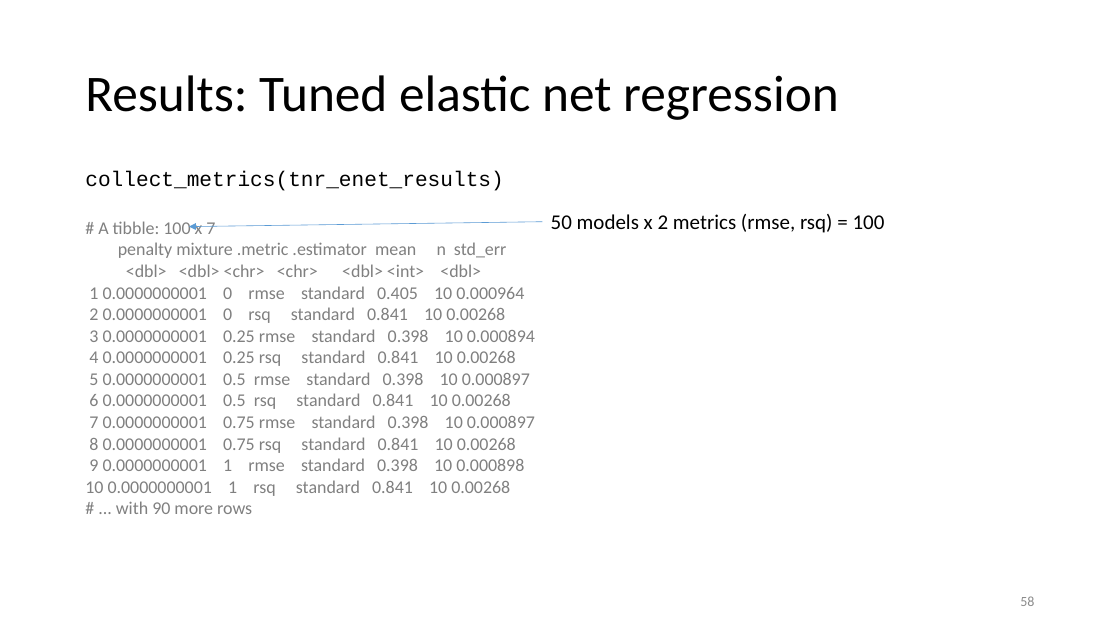
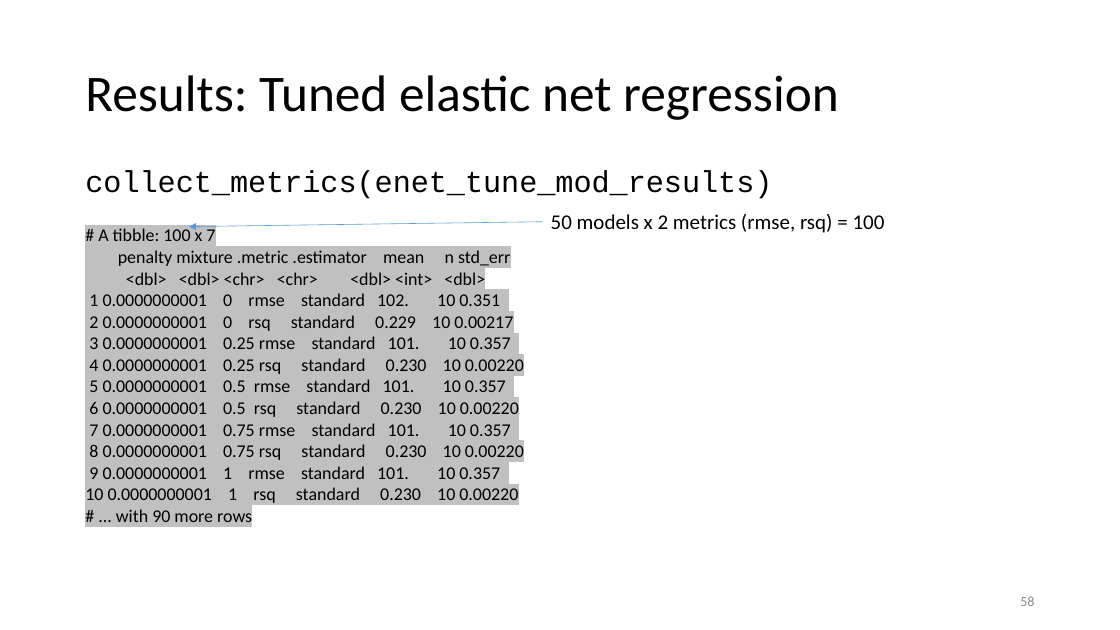
Before and after one commit to karlenaochoa/c4-ml-2020, a slide deck: slide 58 of slides/w4p1-penalized-regression/w4p1.pptx. Drawn at 1120x630 pixels with LibreOffice and Linux fonts; fonts in the diff are those of the drawing. Boxes give left, top, right and bottom in pixels: in the first picture for what was removed or moved away, otherwise in the second. Text is boxed around its words. In the diff, an @@ line names an element or a change of style, - is before the commit and + after.

```diff
--- a/slides/w4p1-penalized-regression/w4p1.pptx
+++ b/slides/w4p1-penalized-regression/w4p1.pptx
@@ text at box(85, 170, 772, 199): text changed; size 18.2 to 25.9 pt @@
-collect_metrics(tnr_enet_results)
+collect_metrics(enet_tune_mod_results)
@@ text at box(98, 227, 510, 522): text colour #808080 to #000000, highlight none to #C0C0C0 in "# A tibble: 100 x 7", "penalty mixture .metric .estimator mean n std_err", "<dbl> <dbl> <chr> <chr> <dbl> <int> <dbl>", "# ... with 90 more rows" @@
@@ text at box(85, 293, 524, 506): text changed; text colour #808080 to #000000 @@
-1 0.0000000001 0 rmse standard 0.405 10 0.000964
-2 0.0000000001 0 rsq standard 0.841 10 0.00268
-3 0.0000000001 0.25 rmse standard 0.398 10 0.000894
-4 0.0000000001 0.25 rsq standard 0.841 10 0.00268
-5 0.0000000001 0.5 rmse standard 0.398 10 0.000897
-6 0.0000000001 0.5 rsq standard 0.841 10 0.00268
-7 0.0000000001 0.75 rmse standard 0.398 10 0.000897
-8 0.0000000001 0.75 rsq standard 0.841 10 0.00268
-9 0.0000000001 1 rmse standard 0.398 10 0.000898
-10 0.0000000001 1 rsq standard 0.841 10 0.00268
+1 0.0000000001 0 rmse standard 102. 10 0.351
+2 0.0000000001 0 rsq standard 0.229 10 0.00217
+3 0.0000000001 0.25 rmse standard 101. 10 0.357
+4 0.0000000001 0.25 rsq standard 0.230 10 0.00220
+5 0.0000000001 0.5 rmse standard 101. 10 0.357
+6 0.0000000001 0.5 rsq standard 0.230 10 0.00220
+7 0.0000000001 0.75 rmse standard 101. 10 0.357
+8 0.0000000001 0.75 rsq standard 0.230 10 0.00220
+9 0.0000000001 1 rmse standard 101. 10 0.357
+10 0.0000000001 1 rsq standard 0.230 10 0.00220
```
Also in this commit, not shown: 34 other slides changed, 1 slide added, 1 slide removed, 5 other files.
